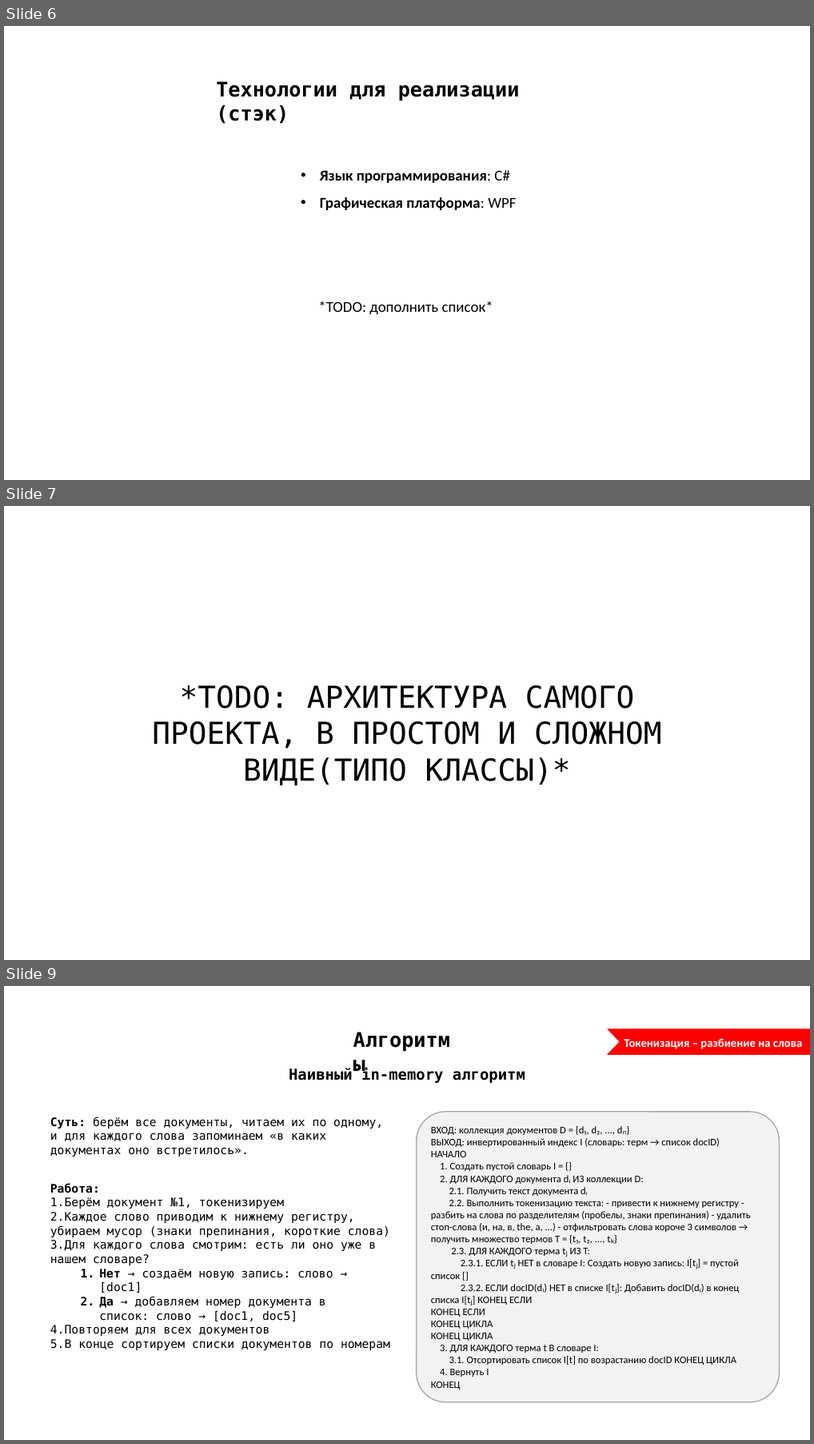
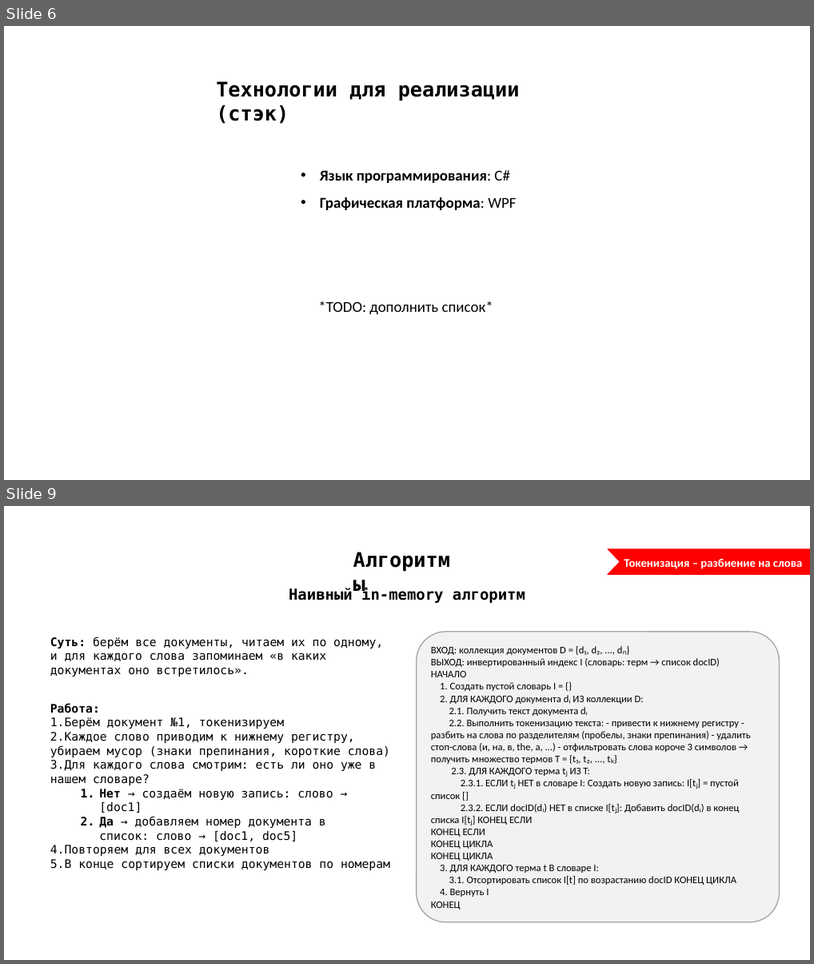
Before and after one commit to 0xK3rn0de/kursach_search, a slide deck: преза.pptx. Shown one above the other, each under a label of ours: slides 6, 7 and 9 before the commit, slides 6 and 9 after it; the slides between them are not shown. The pictures are 814x1444 and 814x964 pixels, drawn with LibreOffice and Linux fonts; fonts in the diff are those of the drawing. Boxes give left, top, right and bottom in pixels: in the first picture for what was removed or moved away, otherwise in the second. Text is boxed around its words. In the diff, an @@ line names an element or a change of style, - is before the commit and + after.

```diff
--- a/преза.pptx
+++ b/преза.pptx
@@ slide 7 removed at (x1=4, y1=506, x2=810, y2=960), background #FFFFFF @@
@@ text removed at (x1=152, y1=685, x2=662, y2=785) @@
-*TODO: АРХИТЕКТУРА САМОГО ПРОЕКТА, В ПРОСТОМ И СЛОЖНОМ ВИДЕ(ТИПО КЛАССЫ)*
```
Also in this commit, not shown: 2 slides added, 1 other slide removed, 2 other files.
